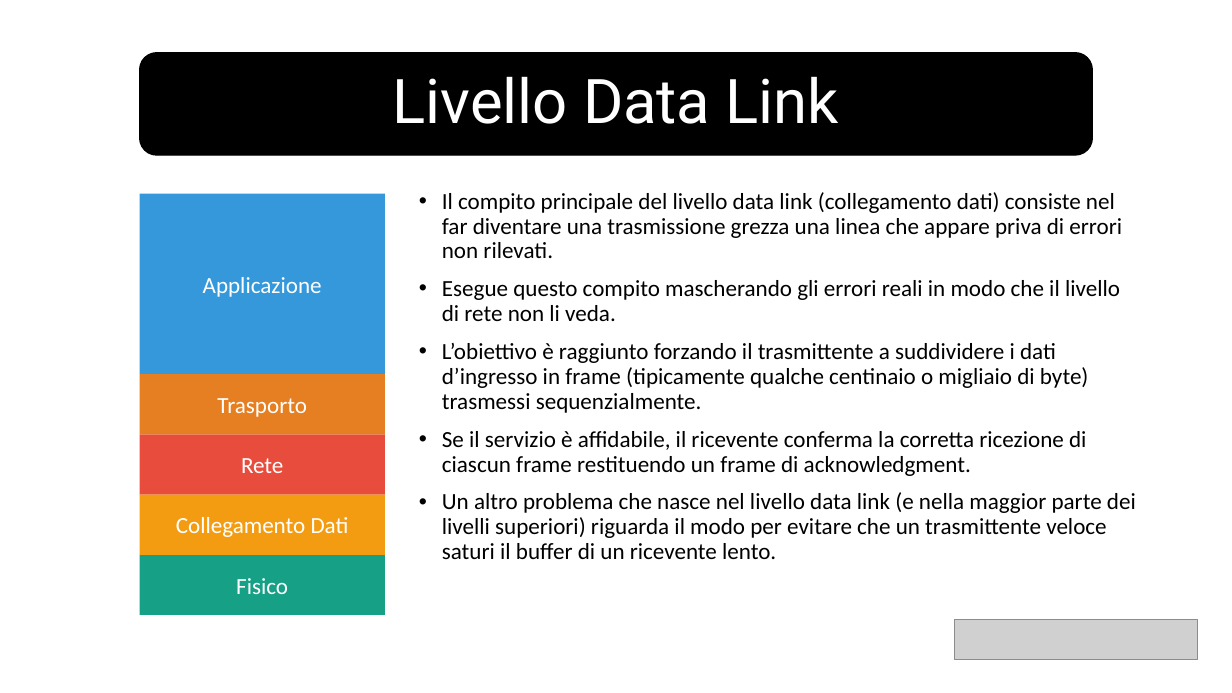
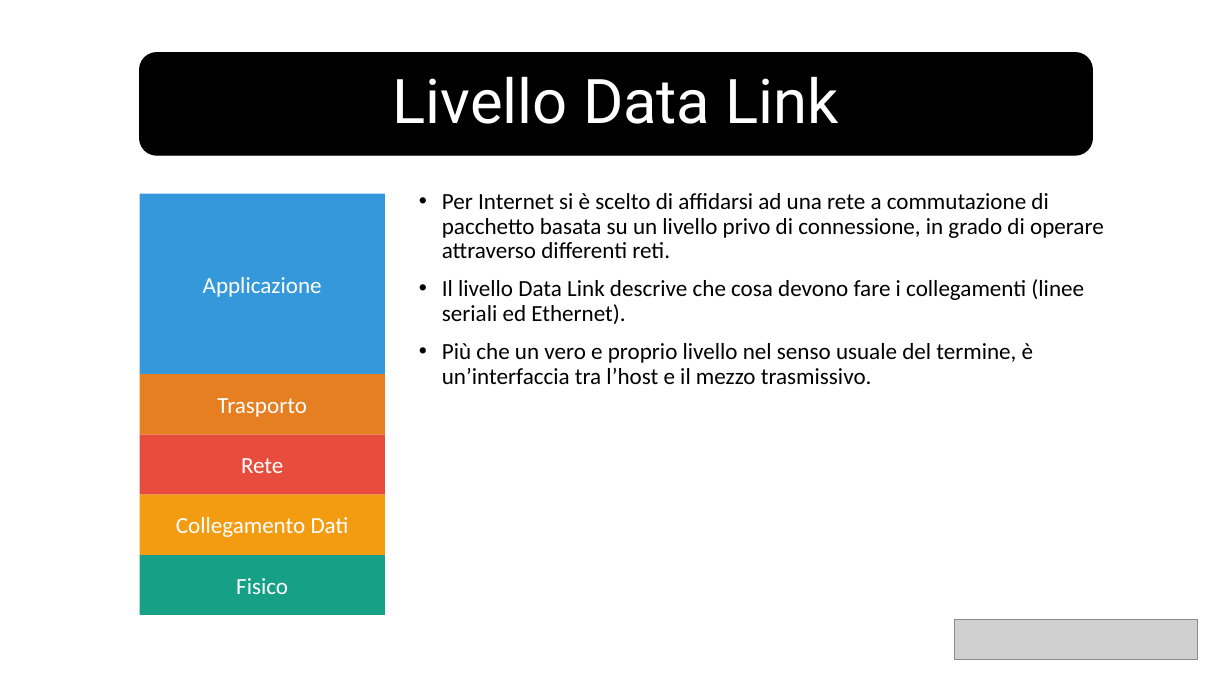
Before and after one commit to v-research/edu, a slide deck: slide 8 of network_introduction_2022/material/isoosi_tcpip_1.pptx. Drawn at 1232x693 pixels with LibreOffice and Linux fonts; fonts in the diff are those of the drawing; grey boxes stand for pictures. Boxes give left, top, right and bottom in pixels: in the first picture for what was removed or moved away, otherwise in the second. Text is boxed around its words. In the diff, an @@ line names an element or a change of style, - is before the commit and + after.

```diff
--- a/network_introduction_2022/material/isoosi_tcpip_1.pptx
+++ b/network_introduction_2022/material/isoosi_tcpip_1.pptx
@@ text at box(442, 193, 1104, 384): text changed @@
-• Il compito principale del livello data link (collegamento dati) consiste nel far diventare una trasmissione grezza una linea che appare priva di errori non rilevati.
-• Esegue questo compito mascherando gli errori reali in modo che il livello di rete non li veda.
-• L’obiettivo è raggiunto forzando il trasmittente a suddividere i dati d’ingresso in frame (tipicamente qualche centinaio o migliaio di byte) trasmessi sequenzialmente.
-• Se il servizio è affidabile, il ricevente conferma la corretta ricezione di ciascun frame restituendo un frame di acknowledgment.
-• Un altro problema che nasce nel livello data link (e nella maggior parte dei livelli superiori) riguarda il modo per evitare che un trasmittente veloce saturi il buffer di un ricevente lento.
+• Per Internet si è scelto di affidarsi ad una rete a commutazione di pacchetto basata su un livello privo di connessione, in grado di operare attraverso differenti reti.
+• Il livello Data Link descrive che cosa devono fare i collegamenti (linee seriali ed Ethernet).
+• Più che un vero e proprio livello nel senso usuale del termine, è un’interfaccia tra l’host e il mezzo trasmissivo.
```
Also in this commit, not shown: 2 other slides changed, 5 other files.
